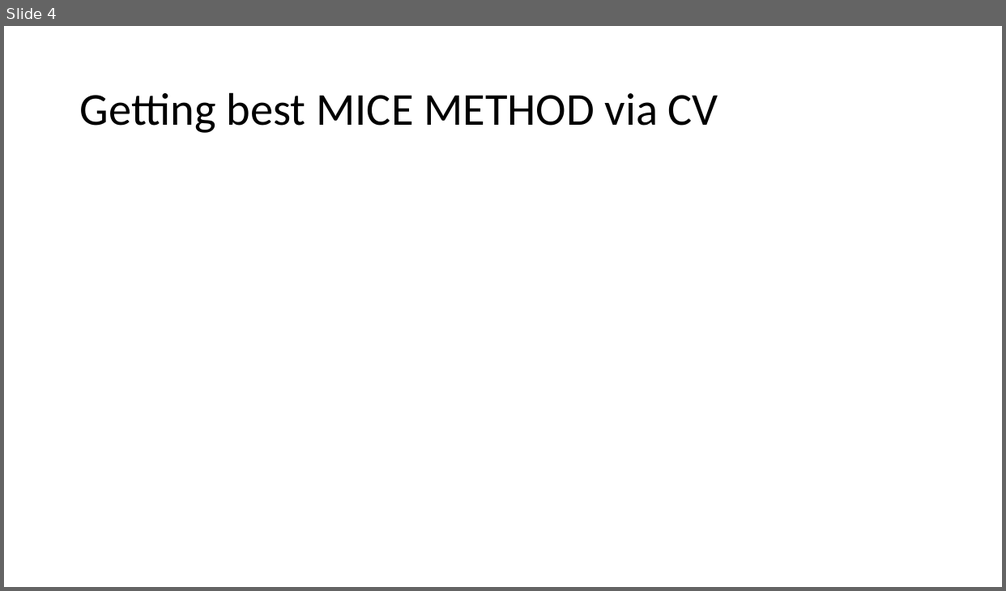
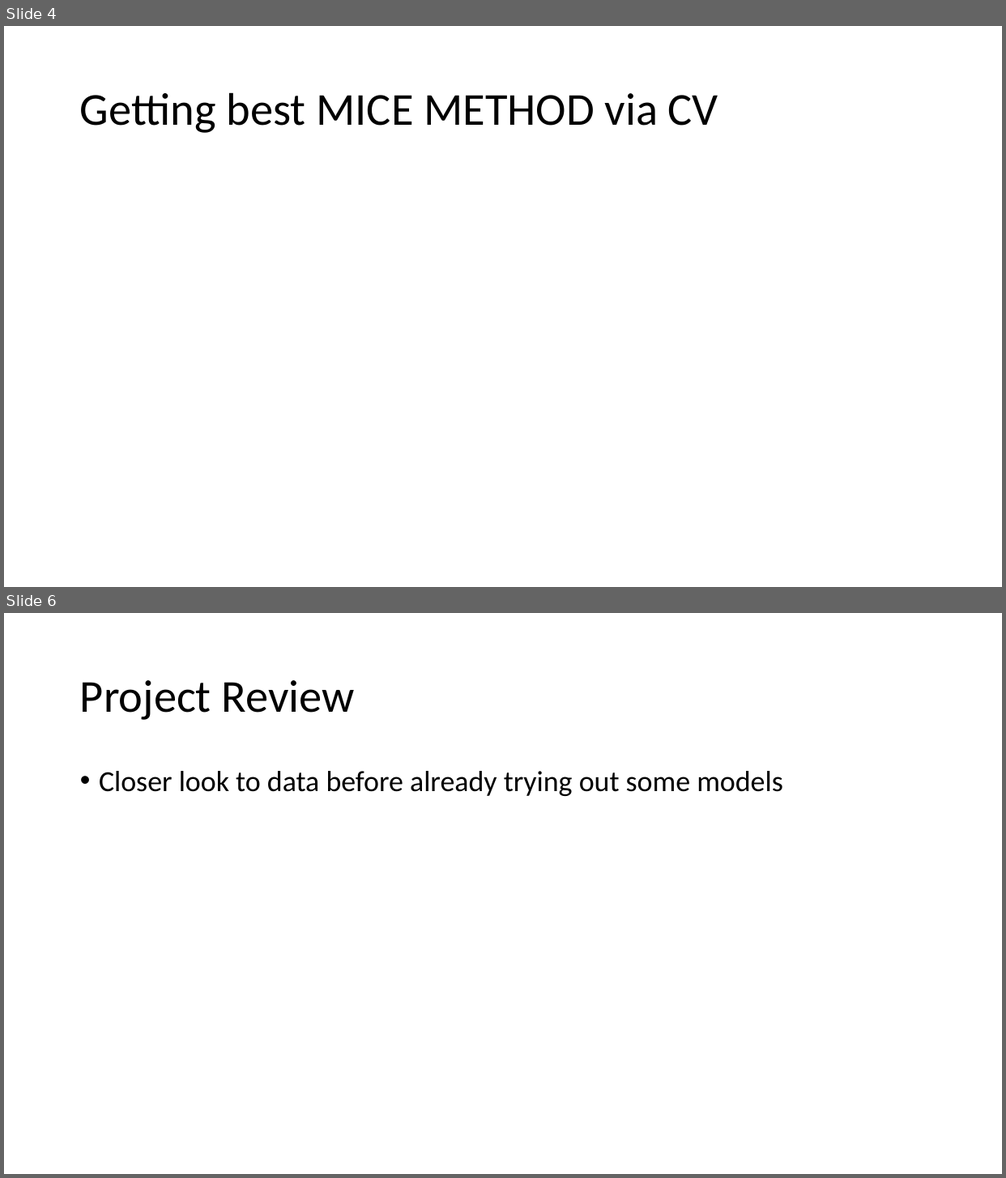
Before and after one commit to AlderCoder/Snow-finches, a slide deck: Final Presentation.pptx. Shown one above the other, each under a label of ours: slide 4 before the commit, slides 4 and 6 after it; the slides between them are not shown. The pictures are 1006x591 and 1006x1178 pixels, drawn with LibreOffice and Linux fonts; fonts in the diff are those of the drawing. Boxes give left, top, right and bottom in pixels: in the first picture for what was removed or moved away, otherwise in the second. Text is boxed around its words. In the diff, an @@ line names an element or a change of style, - is before the commit and + after.

```diff
--- a/Final Presentation.pptx
+++ b/Final Presentation.pptx
@@ slide 6 added at [4, 613, 1002, 1174], background #FFFFFF @@
@@ title added at [80, 680, 355, 720], 44 pt, text #000000 @@
+Project Review
@@ text added at [99, 771, 783, 796], 28 pt, text #000000 @@
+• Closer look to data before already trying out some models
```
Also in this commit, not shown: 1 other slide added, 1 other file.
